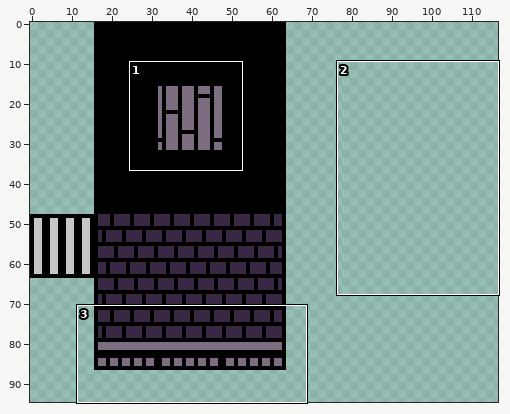
A pixel-art file gets an edit: Art/Tileset/EvilHospital.aseprite. The first picture is a wide view before the edit; the outline marks the close-up.
Close-up. Old version:
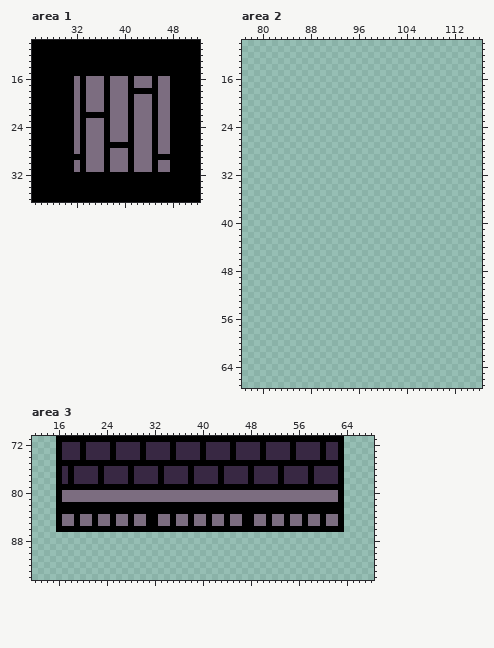
128x128 pixels, 1 frame. Shown: area 1: x 25..52, y 10..36; area 2: x 77..116, y 10..67; area 3: x 12..68, y 71..94. The old version is drawn lined up with the new one, on the new canvas. The wide view leaves out empty margins.
The result:
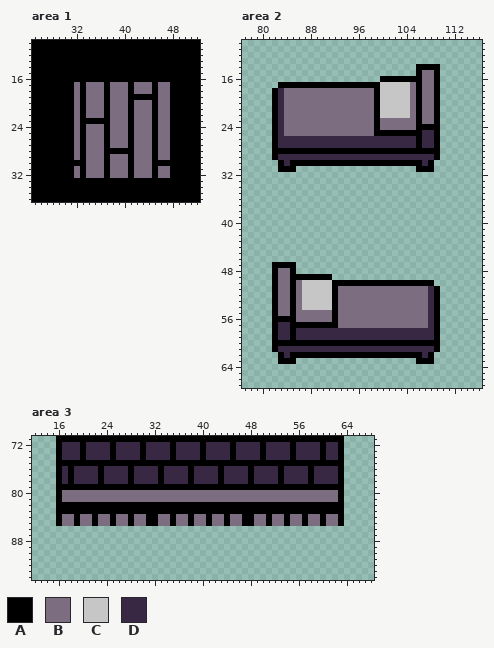
Palette (. is transparent): A #000000  B #7c6d80  C #c7c6c6  D #382843
Edits made:
canvas 128x128 -> 126x126 (the part of the old canvas that was cut away was empty and is not shown)
Changed rows in their new state; - is an unchanged pixel.
Area 1:
first column x 32:
16 A-AAA-AAA-AAA-AA
18 ----------BBB---
19 ----------AAA---
22 --BBB-----------
23 --AAA-----------
first column x 32:
27 ------BBB-------
28 ------AAA-------
29 B-------------BB
30 A-------------AA
32 B-BBB-BBB-BBB-BB
Area 2:
first column x 82:
14 ------------------------AAAA
15 ------------------------ABBA
16 ------------------AAAAAAABBA
17 -AAAAAAAAAAAAAAAAACCCCCBABBA
18 ADBBBBBBBBBBBBBBBACCCCCBABBA
19 ADBBBBBBBBBBBBBBBACCCCCBABBA
20 ADBBBBBBBBBBBBBBBACCCCCBABBA
21 ADBBBBBBBBBBBBBBBACCCCCBABBA
22 ADBBBBBBBBBBBBBBBACCCCCBABBA
23 ADBBBBBBBBBBBBBBBABBBBBBABBA
24 ADBBBBBBBBBBBBBBBABBBBBBAAAA
25 ADBBBBBBBBBBBBBBBAAAAAAAADDA
26 ADDDDDDDDDDDDDDDDDDDDDDDADDA
27 ADDDDDDDDDDDDDDDDDDDDDDDADDA
28 AAAAAAAAAAAAAAAAAAAAAAAAAAAA
29 ADDDDDDDDDDDDDDDDDDDDDDDDDDA
30 -ADAAAAAAAAAAAAAAAAAAAAAADA-
31 -AAA--------------------AAA-
first column x 82:
47 AAAA------------------------
48 ABBA------------------------
49 ABBAAAAAAA------------------
50 ABBABCCCCCAAAAAAAAAAAAAAAAA-
51 ABBABCCCCCABBBBBBBBBBBBBBBDA
52 ABBABCCCCCABBBBBBBBBBBBBBBDA
53 ABBABCCCCCABBBBBBBBBBBBBBBDA
54 ABBABCCCCCABBBBBBBBBBBBBBBDA
55 ABBABBBBBBABBBBBBBBBBBBBBBDA
56 AAAABBBBBBABBBBBBBBBBBBBBBDA
57 ADDAAAAAAAABBBBBBBBBBBBBBBDA
58 ADDADDDDDDDDDDDDDDDDDDDDDDDA
59 ADDADDDDDDDDDDDDDDDDDDDDDDDA
60 AAAAAAAAAAAAAAAAAAAAAAAAAAAA
61 ADDDDDDDDDDDDDDDDDDDDDDDDDDA
62 -ADAAAAAAAAAAAAAAAAAAAAAADA-
63 -AAA--------------------AAA-
Area 3:
first column x 16:
86 ................................................
Changed places in both close-ups, as pixel boxes (x1, y1, x2, y2):
changed: (74, 76, 170, 100)
changed: (74, 112, 170, 178)
added: (272, 64, 440, 172)
added: (272, 262, 440, 364)
erased: (56, 526, 344, 532)
